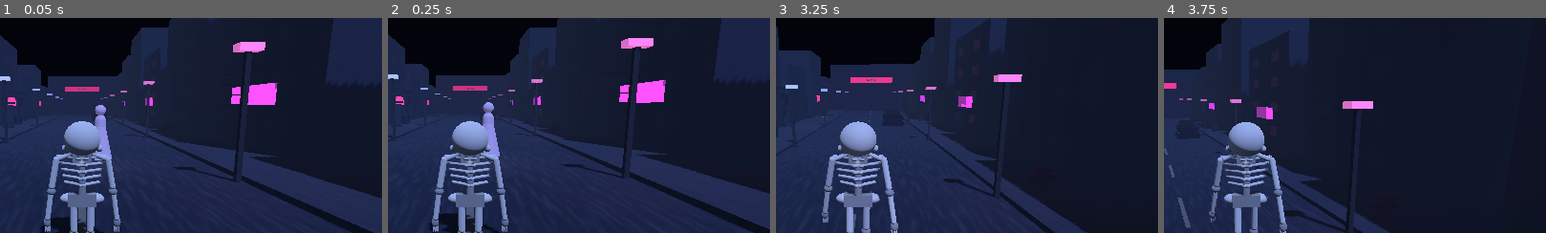
Above: before the commit, frames 1-4 (left to right).
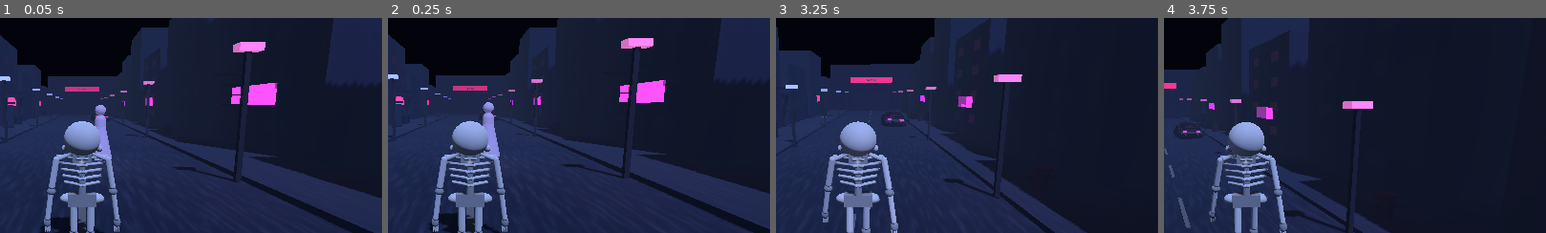
Above: after the commit, the same moments.

Repository: fuzeonspotify/outoftime
Game: Godot game, scene res://scenes/afterlife_city.tscn
Same seed, same stepped clock (60 frames per second), same inputs: the game is played once before the commit and once after it. This scene is started directly instead of the project's main scene.
Inputs (mouse positions are % of the whole screen's width and height, from its top left):
- Up to frame 1 (0.05 s): no input
- Up to frame 2 (0.25 s): no input
- Up to frame 3 (3.25 s): tap Enter at 0.5 s; move the mouse to (55, 50) at 0.52 s; hold E (interact) 0.53-1.28 s; hold W (move_forward) from 0.53 s (still down); tap Space (jump) at 0.77, 1.52, 3.02 s; move the mouse to (45, 50) at 1.27 s; tap Shift (sprint) at 1.35, 2.85 s; move the mouse to (52, 48) at 2.02 s; hold E (interact) 2.03-2.78 s; move the mouse to (49, 52) at 2.77 s
- Up to frame 4 (3.75 s): keep holding W (move_forward); move the mouse to (57, 51) at 3.52 s; hold E (interact) from 3.53 s (still down)
The pictures show only the part of the screen within x 39-89%, y 16-66%; the shares and areas given below are measured in that part.

The runs differ from the first frame. In frame 1, less than 0.1% of the frame differs, in the area x 23-29%, y 45-48%; in frame 2, less than 0.1%; in frame 3, 0.1%, in the area x 27-34%, y 44-51%; in frame 4, 0.1%.
Error in both runs: Invalid assignment of property or key 'volume_linear' with value of type 'float' on a base object of type 'AudioStreamPlayer'. (res://scripts/audio/music_direc…

Commit message:
Enable detailed city wreck model

Diff:
--- a/scenes/afterlife_city.tscn
+++ b/scenes/afterlife_city.tscn
@@ -1,9 +1,10 @@
-[gd_scene load_steps=5 format=3]
+[gd_scene load_steps=6 format=3]
 
 [ext_resource type="Script" path="res://scripts/world/afterlife_city.gd" id="1_city"]
 [ext_resource type="Script" path="res://scripts/world/city_audio.gd" id="2_audio"]
 [ext_resource type="Script" path="res://scripts/world/nightclub_transition.gd" id="3_transition"]
 [ext_resource type="Script" path="res://scripts/world/environment_art_pass.gd" id="4_art"]
+[ext_resource type="Script" path="res://scripts/models/world_model_upgrade.gd" id="5_models"]
 
 [node name="AfterlifeCity" type="Node3D"]
 script = ExtResource("1_city")
@@ -16,3 +17,6 @@
 
 [node name="EnvironmentArtPass" type="Node" parent="."]
 script = ExtResource("4_art")
+
+[node name="WorldModelUpgrade" type="Node" parent="."]
+script = ExtResource("5_models")
